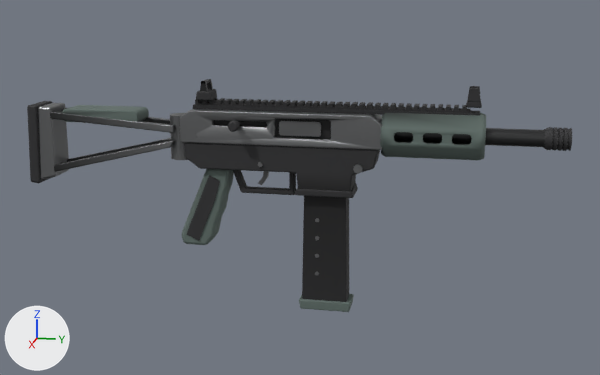
The glTF model assets/models/weapons/kestrel_smg.glb: old version first, new version second.
Camera for both pictures: a camera (50 mm lens) standing at (1.067, 0.232, 0.197) and looking at (0.004, 0.019, -0.069). Every picture has the same lights, and +X, +Y and +Z are marked at lower left. The older version comes first. Where no turn or scale is listed for an object, it has been applied to the vertices. Vertices at exactly the same position are counted once.

Objects in the first picture: 'Barrel', 'Bolt', 'FoldingStock', 'Grip', 'IronSights', 'Magazine', 'Receiver' and 2 more.
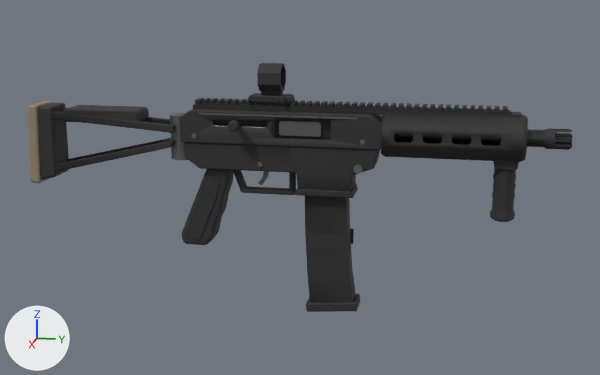
Pixel boxes [x1, y1, x2, y2] of what changed, in the pictures (600 x 375 px; the box of a moved part takes in the faces that stretch with it):
'Receiver', reshaped (14% wider, 58% taller)
    before: [180, 98, 486, 198]
    after: [180, 63, 528, 222]
'Magazine', reshaped
    before: [299, 196, 354, 312]
    after: [305, 196, 360, 312]
'IronSights', deleted
    before: [196, 79, 482, 108]
    faces in mat_matteblack: [196, 86, 482, 108]
    faces in mat_gunmetal: [200, 79, 213, 91]
part 1 of me_receiver, added
    after: [493, 174, 516, 182]
part 2 of me_receiver, added
    after: [493, 183, 516, 191]
part 3 of me_receiver, added
    after: [492, 192, 515, 200]
part 4 of me_receiver, added
    after: [261, 91, 283, 96]
part 5 of me_receiver, added
    after: [251, 97, 278, 102]
part 6 of me_receiver, added
    after: [490, 169, 516, 222]
part 7 of me_receiver, added
    after: [247, 93, 295, 103]
part 8 of me_receiver, added
    after: [257, 63, 286, 92]
part 9 of me_receiver, built on
    before: [193, 104, 486, 160]
    after: [193, 104, 528, 170]
part 10 of me_receiver, recoloured
    before: [186, 98, 486, 170]
    after: [186, 98, 528, 170]
part 11 of me_receiver, recoloured (darker)
    both: [180, 109, 382, 150]
part 12 of me_receiver, recoloured
    before: [380, 113, 486, 156]
    after: [380, 113, 528, 156]
part 13 of me_foldingstock, recoloured (darker)
    both: [38, 103, 175, 179]
part 14 of me_foldingstock, recoloured (black to brown)
    both: [27, 101, 52, 183]
part 15 of me_foldingstock, recoloured (grey to black)
    both: [62, 105, 149, 122]
part 16 of me_grip, recoloured (darker)
    both: [182, 169, 234, 245]
part 17 of me_magazine, added
    after: [350, 228, 354, 244]
part 18 of me_magazine, rebuilt
    before: [299, 294, 354, 312]
    after: [306, 294, 360, 312]
part 19 of me_magazine, moved or reshaped
    before: [302, 196, 349, 302]
    after: [305, 196, 356, 302]

What changed in the scene script:
```text
Add mat_markings:
    mat_markings = bpy.data.materials.new('Markings')
    # nodes: BsdfPrincipled, Mix, OutputMaterial, VertexColor
    # colours: black #2c2c2e, mixed with the vertex colours
Add mat_tanworn:
    mat_tanworn = bpy.data.materials.new('TanWorn')
    # nodes: BsdfPrincipled, Mix, OutputMaterial, VertexColor
    # colours: brown #95866f, mixed with the vertex colours
Change me_receiver:
    remove me_receiver.from_pydata(...)  # 1292 vertices, 2532 faces; spans x -0.03..0.029, y -0.14..0.258, z -0.08..0.046
    add me_receiver.from_pydata(...)  # 1728 vertices, 3364 faces; spans x -0.03..0.029, y -0.14..0.308, z -0.1..0.095
    me_receiver part 1: a new loose piece, a 12-sided cylinder along z spanning x -0.0142..0.0142, y 0.2708..0.2992, z -0.046..-0.04, in mat_matteblack
    me_receiver part 2: a new loose piece, a 12-sided cylinder along z spanning x -0.0142..0.0142, y 0.2708..0.2992, z -0.058..-0.052, in mat_matteblack
    me_receiver part 3: a new loose piece, a 12-sided cylinder along z spanning x -0.0142..0.0142, y 0.2708..0.2992, z -0.07..-0.064, in mat_matteblack
    me_receiver part 4: the loose piece of 32 vertices spanning x -0.025..-0.024, y -0.112..0.098, z 0.029..0.031 is copied, and the copy is scaled about its middle by (14, 0.116, 4.34), then moved by (0.025, -0.012, 0.027), in mat_matteblack; it spans x -0.007..0.007, y -0.032..-0.006, z 0.053..0.061
    me_receiver part 5: a new loose piece, a box spanning x 0.013..0.0134, y -0.044..-0.008, z 0.0465..0.0525, in mat_markings
    me_receiver part 6: a new loose piece of 72 vertices spanning x -0.015..0.015, y 0.269..0.301, z -0.1..-0.026, in mat_matteblack
    me_receiver part 7: a new loose piece of 56 vertices spanning x -0.013..0.013, y -0.049..0.009, z 0.046..0.054, in mat_matteblack
    me_receiver part 8: a new loose piece of 32 vertices spanning x -0.018..0.018, y -0.034..-0.004, z 0.059..0.095, in mat_matteblack
    me_receiver part 9: 14 vertices moved from x -0.012..0.012, y 0.25..0.258, z -0.021..0.039 to x -0.012..0.012, y 0.3..0.308, z -0.021..0.039; 20 vertices removed from x -0.029..0.029, y 0.217..0.258, z -0.021..0.039; 130 vertices added at x -0.029..0.029, y 0.238..0.308, z -0.03..0.046
    me_receiver part 10: 804 kept faces spanning x -0.029..0.029, y -0.14..0.308, z -0.08..0.046 get new vertex colours; the middle colour goes from grey #bbbbbb to grey #bababa
    me_receiver part 11: 246 faces spanning x -0.025..0.025, y -0.14..0.13, z -0.01..0.034 switch from mat_gunmetal to mat_matteblack
    me_receiver part 12: 314 faces spanning x -0.029..0.029, y 0.128..0.308, z -0.021..0.037 switch from mat_olivepolymer to mat_matteblack
    other edits to the shape of me_receiver do not show in these pictures
    add me_receiver.materials.append(mat_markings)
Change me_foldingstock:
    where me_foldingstock.from_pydata(...)  # 508 vertices, 984 faces; spans x -0.024..0.024, y -0.219..0.016, z -0.071..0.04
    me_foldingstock part 13: 540 faces spanning x -0.023..0.023, y -0.205..-0.005, z -0.065..0.038 switch from mat_gunmetal to mat_matteblack
    me_foldingstock part 14: 108 faces spanning x -0.024..0.024, y -0.219..-0.2, z -0.071..0.04 switch from mat_matteblack to mat_tanworn
    me_foldingstock part 15: 276 faces spanning x -0.021..0.021, y -0.165..-0.055, z 0.018..0.036 switch from mat_olivepolymer to mat_matteblack
Change me_grip:
    where me_grip.from_pydata(...)  # 120 vertices, 228 faces; spans x -0.0175..0.0175, y -0.057..0.0144, z -0.111..0.001
    me_grip part 16: 196 faces spanning x -0.016..0.016, y -0.057..0.0144, z -0.111..0.001 switch from mat_olivepolymer to mat_matteblack
Change me_magazine:
    remove me_magazine.from_pydata(...)  # 176 vertices, 328 faces; spans x -0.018..0.018, y -0.035..0.037, z -0.172..0.015
    add me_magazine.from_pydata(...)  # 152 vertices, 288 faces; spans x -0.018..0.018, y -0.028..0.046, z -0.176..0.015
    me_magazine part 17: a new loose piece, a box spanning x -0.0154..-0.015, y -0.021..0.035, z -0.085..-0.063, in mat_markings
    me_magazine part 18: the loose piece of 56 vertices spanning x -0.018..0.018, y -0.035..0.037, z -0.172..-0.158 is rebuilt with 56 vertices and now spans x -0.018..0.018, y -0.025..0.046, z -0.176..-0.157, in mat_matteblack
    me_magazine part 19: 28 vertices removed from x -0.015..0.015, y -0.031..0.031, z -0.16..-0.158; 52 vertices added at x -0.015..0.015, y -0.027..0.04, z -0.165..-0.055
    other edits to the shape of me_magazine do not show in these pictures
    remove me_magazine.materials.append(mat_olivepolymer)
    remove me_magazine.materials.append(mat_gunmetal)
    add me_magazine.materials.append(mat_markings)
Remove ob_ironsights:
    ob_ironsights = bpy.data.objects.new('IronSights', me_ironsights)
```
